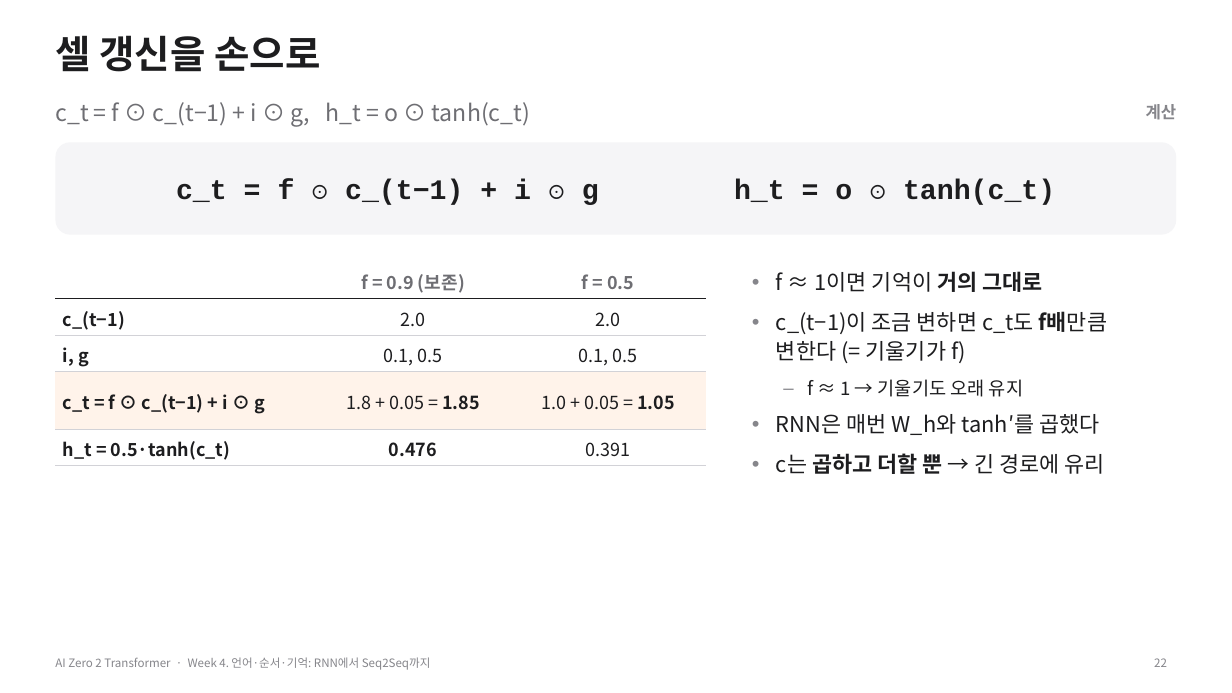
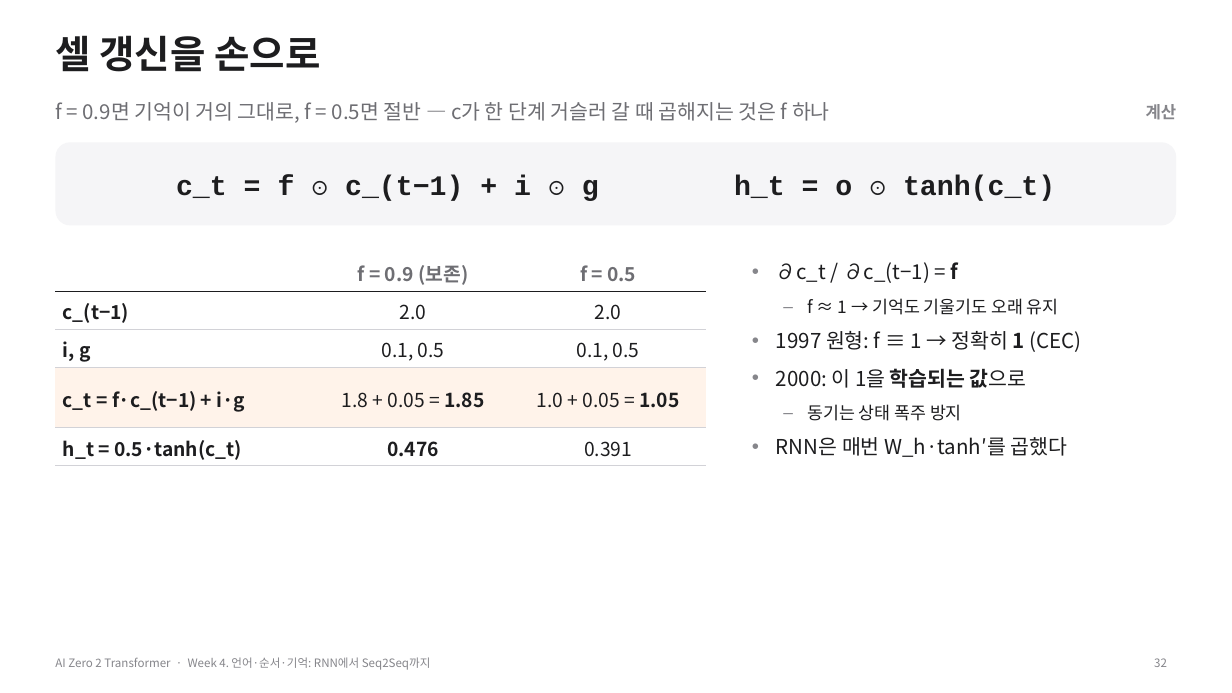
Before and after one commit to myunhh/AI-Zero-2-Transformers, a slide deck: slide 32 of lectures/week04_rnn_lstm_seq2seq.pptx (slide 22 before the commit). Drawn at 1232x693 pixels with LibreOffice and Linux fonts; fonts in the diff are those of the drawing. Boxes give left, top, right and bottom in pixels: in the first picture for what was removed or moved away, otherwise in the second. Text is boxed around its words. In the diff, an @@ line names an element or a change of style, - is before the commit and + after.

```diff
--- a/lectures/week04_rnn_lstm_seq2seq.pptx
+++ b/lectures/week04_rnn_lstm_seq2seq.pptx
@@ text at <box>55,102,830,123</box>: text changed; size 18 to 16 pt @@
-c_t = f ⊙ c_(t−1) + i ⊙ g, h_t = o ⊙ tanh(c_t)
+f = 0.9면 기억이 거의 그대로, f = 0.5면 절반 — c가 한 단계 거슬러 갈 때 곱해지는 것은 f 하나
@@ rounded rectangle: place and size @@
-rounded rectangle at <box>55,142,1177,235</box>
+rounded rectangle at <box>55,142,1177,226</box>
@@ rounded rectangle at <box>55,142,1177,226</box>: proportions changed @@
@@ text "c_t = f ⊙ c_(t−1) ...": place and size @@
-text "c_t = f ⊙ c_(t−1) ..." at <box>176,179,1055,205</box>
+text "c_t = f ⊙ c_(t−1) ..." at <box>176,175,1055,201</box>
@@ table at <box>55,253,706,466</box> @@
-row 4, column 1: c_t = f ⊙ c_(t−1) + i ⊙ g
+row 4, column 1: c_t = f·c_(t−1) + i·g
@@ size 14 to 15 pt in "f = 0.9 (보존)", "f = 0.5", "c_(t−1)", "2.0" and 9 more places @@
@@ table: place and size @@
-table at <box>55,262,706,466</box>
+table at <box>55,253,706,466</box>
@@ text at <box>776,262,1081,457</box>: text changed; size 17 to 16 pt @@
-• f ≈ 1이면 기억이 거의 그대로
-• c_(t−1)이 조금 변하면 c_t도 f배만큼 변한다 (= 기울기가 f)
-– f ≈ 1 → 기울기도 오래 유지
-• RNN은 매번 W_h와 tanh′를 곱했다
-• c는 곱하고 더할 뿐 → 긴 경로에 유리
+• ∂c_t / ∂c_(t−1) = f
+– f ≈ 1 → 기억도 기울기도 오래 유지
+• 1997 원형: f ≡ 1 → 정확히 1 (CEC)
+• 2000: 이 1을 학습되는 값으로
+– 동기는 상태 폭주 방지
+• RNN은 매번 W_h·tanh′를 곱했다
```
Also in this commit, not shown: 26 other slides changed, 29 slides added, 13 slides removed, 20 other files.
